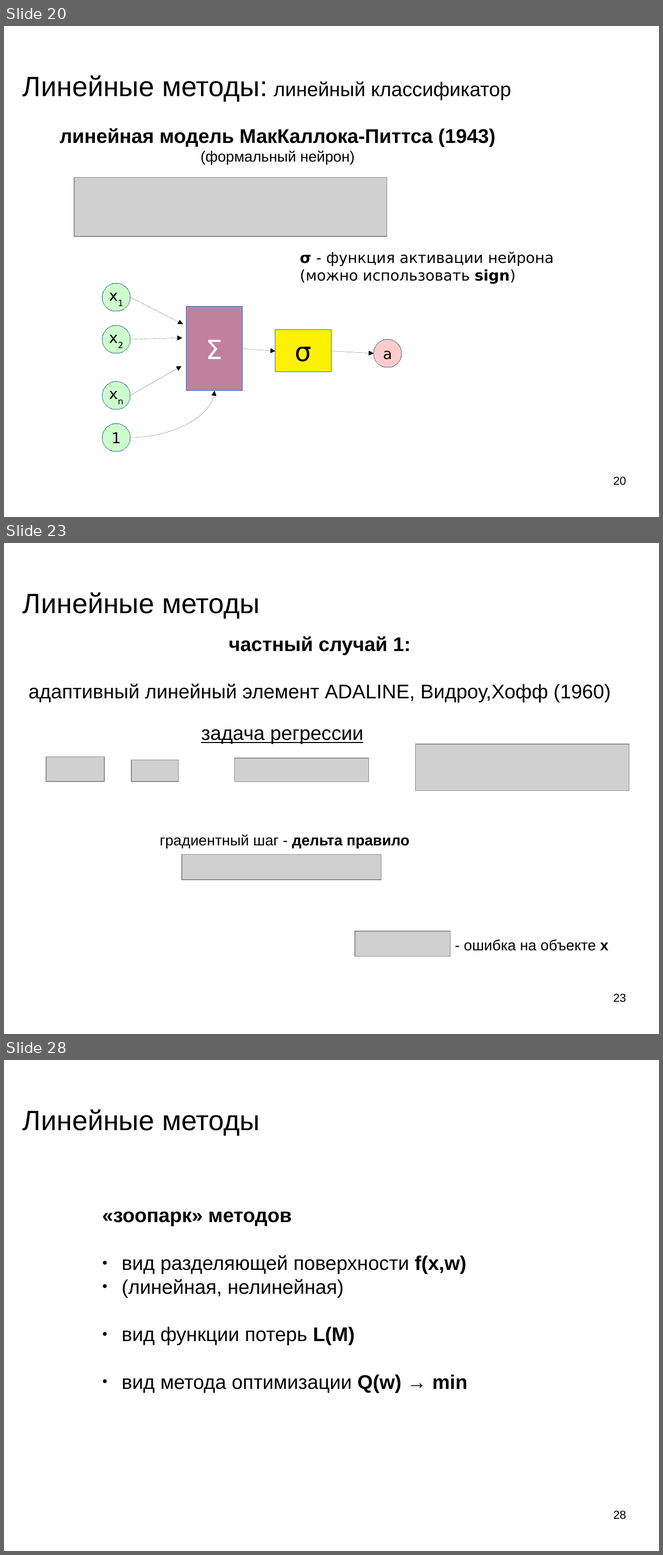
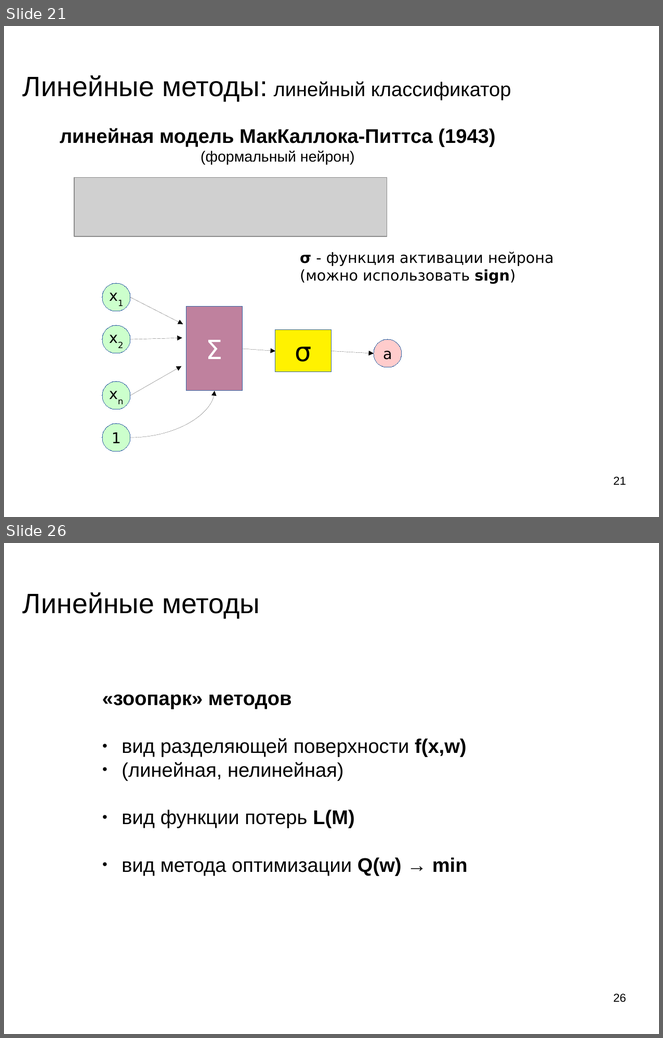
Before and after one commit to mechanoid5/ml_lectorium_legacy, a slide deck: 08-linear.odp. Shown one above the other, each under a label of ours: slides 20, 23 and 28 before the commit, slides 21 and 26 after it; the slides between them are not shown. The pictures are 663x1555 and 663x1038 pixels, drawn with LibreOffice and Linux fonts; fonts in the diff are those of the drawing; grey boxes stand for pictures; background and template pictures are left out. Boxes give left, top, right and bottom in pixels: in the first picture for what was removed or moved away, otherwise in the second. Text is boxed around its words. In the diff, an @@ line names an element or a change of style, - is before the commit and + after.

```diff
--- a/08-linear.odp
+++ b/08-linear.odp
@@ slide 23 removed at [4,543,659,1034], background picture (left out) @@
@@ title removed at [23,592,260,618] @@
-Линейные методы
@@ text removed at [28,636,611,703] @@
-частный случай 1:
-адаптивный линейный элемент ADALINE, Видроу,Хофф (1960)
@@ text removed at [201,729,363,744] @@
-задача регрессии
@@ picture removed at [416,745,630,791] @@
@@ picture removed at [46,757,104,782] @@
@@ picture removed at [131,760,178,782] @@
@@ picture removed at [235,758,369,782] @@
@@ text removed at [160,834,410,849] @@
-градиентный шаг - дельта правило
@@ picture removed at [182,854,382,879] @@
@@ picture removed at [356,932,451,957] @@
@@ text removed at [464,940,609,951] @@
-- ошибка на объекте x
@@ page number removed at [613,994,626,1003] @@
-23
@@ what was slide 20 is now slide 21 @@
@@ page number at [613,477,626,485]: text changed @@
-20
+21
@@ what was slide 28 is now slide 26 @@
@@ page number at [613,994,626,1003]: text changed @@
-28
+26
```
Also in this commit, not shown: 6 slides changed, 2 slides added, 17 other slides removed, 2 other files.
